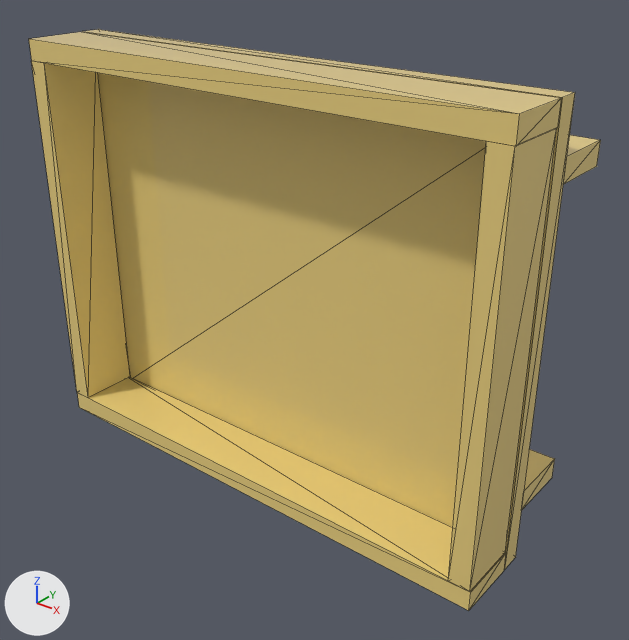
An edit to the OBJ model src/controller/ddooby_controller/assets/manufacturing_world/models/sausage_tray/meshes/sausage_tray.obj, drawn before and after from the same camera.
Camera for both pictures: a 50 mm camera at (0.243, -0.282, 0.159) aimed at (0.016, 0.002, -0.017). Every picture has the same lights, and +X, +Y and +Z are marked at lower left. The first picture is the older version. Mesh edges are drawn as thin lines. Where no turn or scale is listed for an object, it has been applied to the vertices.

The older version as bpy lines, for what is in view:
```python
ob_sausage_tray_backward = bpy.data.objects.new('sausage_tray_backward', me_sausage_tray_backward)
ob_sausage_tray_backward.location = (0.0, 0.0, 0.0)
ob_sausage_tray_bottom = bpy.data.objects.new('sausage_tray_bottom', me_sausage_tray_bottom)
ob_sausage_tray_bottom.location = (0.0, 0.0, 0.0)
ob_sausage_tray_forward = bpy.data.objects.new('sausage_tray_forward', me_sausage_tray_forward)
ob_sausage_tray_forward.location = (0.0, 0.0, 0.0)
ob_sausage_tray_left = bpy.data.objects.new('sausage_tray_left', me_sausage_tray_left)
ob_sausage_tray_left.location = (0.0, 0.0, 0.0)
ob_sausage_tray_leg_left = bpy.data.objects.new('sausage_tray_leg_left', me_sausage_tray_leg_left)
ob_sausage_tray_leg_left.location = (0.0, 0.0, 0.0)
ob_sausage_tray_leg_right = bpy.data.objects.new('sausage_tray_leg_right', me_sausage_tray_leg_right)
ob_sausage_tray_leg_right.location = (0.0, 0.0, 0.0)
ob_sausage_tray_right = bpy.data.objects.new('sausage_tray_right', me_sausage_tray_right)
ob_sausage_tray_right.location = (0.0, 0.0, 0.0)
```
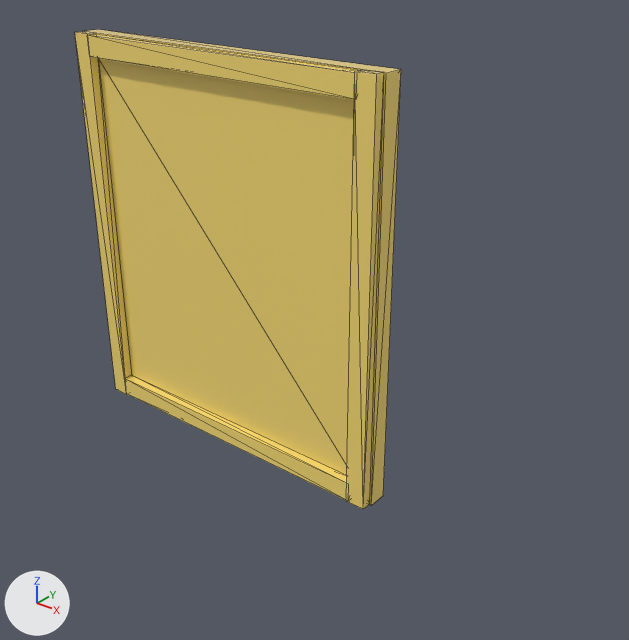
The newer file is also turned or shifted as a whole; pictures and numbers use the older file's frame.

Boxes [x1, y1, x2, y2] around the edits, measured in the pictures (629 x 640 px):
'sausage_tray_bottom', recoloured, reshaped (lighter, 35% narrower, 12% shorter): before [82, 29, 575, 569]; after [82, 29, 401, 505]
'sausage_tray_backward', deleted (yellow): before [448, 129, 557, 591]
'sausage_tray_right', deleted (yellow): before [77, 377, 506, 611]
'sausage_tray_left', deleted (yellow): before [29, 32, 562, 146]
'sausage_tray_forward', deleted (yellow): before [31, 61, 130, 398]
'tray_right_001', added (yellow): after [346, 70, 384, 509]
'tray_backward_001', added (yellow): after [87, 34, 357, 100]
'tray_left_001', added (yellow): after [75, 31, 131, 394]
'tray_forward_001', added (yellow): after [125, 376, 349, 501]
'sausage_tray_leg_left', deleted (yellow): before [563, 135, 601, 184]
'sausage_tray_leg_right', deleted (yellow): before [522, 449, 555, 509]

Patch to the scene script:
```diff
--- a/src/controller/ddooby_controller/assets/manufacturing_world/models/sausage_tray/meshes/sausage_tray.obj.py
+++ b/src/controller/ddooby_controller/assets/manufacturing_world/models/sausage_tray/meshes/sausage_tray.obj.py
@@ mat_default_material @@
 mat_default_material = principled_material('default_material')
-mat_default_material.base_color = (0.85, 0.65, 0.22)  # yellow #edd381
+mat_default_material.base_color = (0.95, 0.72, 0.18)  # yellow #f9dd76
 mat_default_material.roughness = 0.0
@@ me_sausage_tray_bottom @@
-me_sausage_tray_bottom.from_pydata(...)  # 8 vertices, 12 faces; spans x -0.125..0.125, y -0.004..0.006, z -0.1..0.1
-me_sausage_tray_bottom.vertices[0].co = (-0.125, 0.006, -0.1)
-me_sausage_tray_bottom.vertices[1].co = (-0.125, -0.004, -0.1)
-me_sausage_tray_bottom.vertices[2].co = (-0.125, 0.006, 0.1)  # pixel (98, 29)
-me_sausage_tray_bottom.vertices[3].co = (-0.125, -0.004, 0.1)  # pixel (82, 31)
-me_sausage_tray_bottom.vertices[4].co = (0.125, 0.006, -0.1)  # pixel (515, 557)
-me_sausage_tray_bottom.vertices[5].co = (0.125, -0.004, -0.1)  # pixel (504, 569)
-me_sausage_tray_bottom.vertices[6].co = (0.125, 0.006, 0.1)  # pixel (575, 92)
-me_sausage_tray_bottom.vertices[7].co = (0.125, -0.004, 0.1)  # pixel (562, 97)
+me_sausage_tray_bottom.from_pydata(...)  # 8 vertices, 12 faces; spans x -0.125..0.055, y -0.004..0.006, z -0.1..0.1
+# me_sausage_tray_bottom part 1
+me_sausage_tray_bottom.vertices[0].co = (0.055, 0.006, -0.1)  # pixel (383, 495)
+me_sausage_tray_bottom.vertices[1].co = (0.055, -0.004, -0.1)  # pixel (371, 505)
+me_sausage_tray_bottom.vertices[2].co = (-0.125, 0.006, -0.1)
+me_sausage_tray_bottom.vertices[3].co = (-0.125, -0.004, -0.1)
+me_sausage_tray_bottom.vertices[4].co = (0.055, 0.006, 0.1)  # pixel (401, 69)
+me_sausage_tray_bottom.vertices[5].co = (0.055, -0.004, 0.1)  # pixel (386, 73)
+me_sausage_tray_bottom.vertices[6].co = (-0.125, 0.006, 0.1)  # pixel (98, 29)
+me_sausage_tray_bottom.vertices[7].co = (-0.125, -0.004, 0.1)  # pixel (82, 31)
 me_sausage_tray_bottom.materials.append(mat_default_material)
@@ ob_sausage_tray_backward @@
-ob_sausage_tray_backward = bpy.data.objects.new('sausage_tray_backward', me_sausage_tray_backward)
@@ ob_sausage_tray_forward @@
-ob_sausage_tray_forward = bpy.data.objects.new('sausage_tray_forward', me_sausage_tray_forward)
@@ ob_sausage_tray_left @@
-ob_sausage_tray_left = bpy.data.objects.new('sausage_tray_left', me_sausage_tray_left)
@@ ob_sausage_tray_leg_left @@
-ob_sausage_tray_leg_left = bpy.data.objects.new('sausage_tray_leg_left', me_sausage_tray_leg_left)
@@ ob_sausage_tray_leg_right @@
-ob_sausage_tray_leg_right = bpy.data.objects.new('sausage_tray_leg_right', me_sausage_tray_leg_right)
@@ ob_sausage_tray_right @@
-ob_sausage_tray_right = bpy.data.objects.new('sausage_tray_right', me_sausage_tray_right)
@@ ob_tray_right_001 @@
+ob_tray_right_001 = bpy.data.objects.new('tray_right_001', me_tray_right_001)  # a box spanning x 0.079..0.089, y -0.009..-0.004, z -0.1..0.1; in mat_default_material (yellow #f9dd76)
+ob_tray_right_001.location = (-0.0349, 0.0, 0.0001)
@@ ob_tray_left_001 @@
+ob_tray_left_001 = bpy.data.objects.new('tray_left_001', me_tray_left_001)  # a box spanning x -0.09..-0.08, y -0.009..-0.004, z -0.1..0.1; in mat_default_material (yellow #f9dd76)
+ob_tray_left_001.location = (-0.0349, 0.0, 0.0001)
@@ ob_tray_forward_001 @@
+ob_tray_forward_001 = bpy.data.objects.new('tray_forward_001', me_tray_forward_001)  # a box spanning x -0.08..0.08, y -0.009..-0.004, z -0.099..-0.089; in mat_default_material (yellow #f9dd76)
+ob_tray_forward_001.location = (-0.0349, 0.0, 0.0001)
@@ ob_tray_backward_001 @@
+ob_tray_backward_001 = bpy.data.objects.new('tray_backward_001', me_tray_backward_001)  # a box spanning x -0.08..0.08, y -0.009..-0.004, z 0.09..0.1; in mat_default_material (yellow #f9dd76)
+ob_tray_backward_001.location = (-0.0349, 0.0, 0.0001)
```
